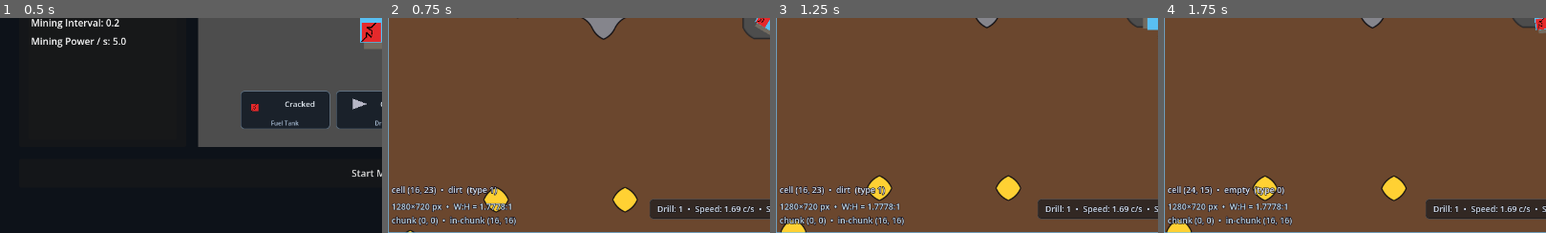
Above: before the commit, frames 1-4 (left to right).
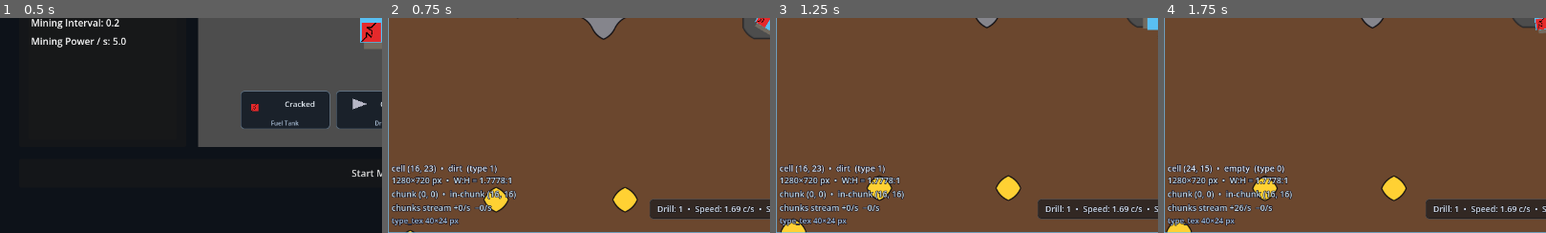
Above: after the commit, the same moments.

Repository: caboyd/blast_game
Game: Godot game, scene res://scenes/bootstrap/Bootstrap.tscn
Same seed, same stepped clock (60 frames per second), same inputs: the game is played once before the commit and once after it.
Inputs (mouse positions are % of the whole screen's width and height, from its top left):
- Up to frame 1 (0.5 s): no input
- Up to frame 2 (0.75 s): click "Start Mission" at 0.5 s
- Up to frame 3 (1.25 s): no input
- Up to frame 4 (1.75 s): tap Enter at 1.25 s; move the mouse to (72, 45) at 1.27 s; click (72, 45) at 1.42 s
The pictures show only the part of the screen within x 0-50%, y 50-100%; the shares and areas given below are measured in that part.

Frame 1 is identical in both runs. In frame 2, 4.3% of the frame differs, in the area x 0-34%, y 68-97%; in frame 3, 4.3%; in frame 4, 4.5%.

Commit message:
Enhance PlanetBase and ViewportInfoOverlay functionality
- Updated PlanetBase scene to include unique IDs for nodes, improving scene management.
- Added TypeTextureInfo label to ViewportInfoOverlay for displaying texture size information.
- Adjusted offsets in ViewportInfoOverlay for better layout.
- Enhanced PlanetBase script to handle new type texture resizing events and update UI accordingly.
- Improved MiningWorld script to emit texture size changes, facilitating dynamic UI updates.

Diff:
--- a/scenes/planets/PlanetBase.tscn
+++ b/scenes/planets/PlanetBase.tscn
@@ -1,12 +1,12 @@
 [gd_scene format=3 uid="uid://bmrask7woat3e"]
 
-[ext_resource type="Script" path="res://scripts/planets/PlanetBase.gd" id="1"]
+[ext_resource type="Script" uid="uid://bi42nb30t3sng" path="res://scripts/planets/PlanetBase.gd" id="1"]
 [ext_resource type="PackedScene" uid="uid://wfvva5w2yqqq" path="res://scenes/world/MiningWorld.tscn" id="2"]
-[ext_resource type="PackedScene" path="res://scenes/ui/ViewportInfoOverlay.tscn" id="3"]
-[ext_resource type="PackedScene" uid="uid://b8statsstrip001" path="res://scenes/ui/BottomPlayerStatsStrip.tscn" id="4"]
-[ext_resource type="PackedScene" path="res://scenes/ui/DebugOverlay.tscn" id="5"]
+[ext_resource type="PackedScene" uid="uid://di1tyaunlsv2s" path="res://scenes/ui/ViewportInfoOverlay.tscn" id="3"]
+[ext_resource type="PackedScene" uid="uid://1xvfat41l4vs" path="res://scenes/ui/BottomPlayerStatsStrip.tscn" id="4"]
+[ext_resource type="PackedScene" uid="uid://73t7gbc5ro3t" path="res://scenes/ui/DebugOverlay.tscn" id="5"]
 
-[node name="PlanetBase" type="Control"]
+[node name="PlanetBase" type="Control" unique_id=94716448]
 layout_mode = 3
 anchors_preset = 15
 anchor_right = 1.0
@@ -15,7 +15,7 @@
 grow_vertical = 2
 script = ExtResource("1")
 
-[node name="GameplayBlock" type="Control" parent="."]
+[node name="GameplayBlock" type="Control" parent="." unique_id=685380816]
 layout_mode = 1
 anchors_preset = 15
 anchor_right = 1.0
@@ -23,7 +23,7 @@
 grow_horizontal = 2
 grow_vertical = 2
 
-[node name="AspectRatioContainer" type="AspectRatioContainer" parent="GameplayBlock"]
+[node name="AspectRatioContainer" type="AspectRatioContainer" parent="GameplayBlock" unique_id=2074451970]
 layout_mode = 1
 anchors_preset = 15
 anchor_right = 1.0
@@ -32,11 +32,11 @@
 grow_vertical = 2
 ratio = 1.77778
 
-[node name="ViewportFrame" type="Control" parent="GameplayBlock/AspectRatioContainer"]
+[node name="ViewportFrame" type="Control" parent="GameplayBlock/AspectRatioContainer" unique_id=1646485405]
 layout_mode = 2
 mouse_filter = 2
 
-[node name="SubViewportContainer" type="SubViewportContainer" parent="GameplayBlock/AspectRatioContainer/ViewportFrame"]
+[node name="SubViewportContainer" type="SubViewportContainer" parent="GameplayBlock/AspectRatioContainer/ViewportFrame" unique_id=687939022]
 layout_mode = 1
 anchors_preset = 15
 anchor_right = 1.0
@@ -45,26 +45,27 @@
 grow_vertical = 2
 stretch = true
 
-[node name="GameSubViewport" type="SubViewport" parent="GameplayBlock/AspectRatioContainer/ViewportFrame/SubViewportContainer"]
+[node name="GameSubViewport" type="SubViewport" parent="GameplayBlock/AspectRatioContainer/ViewportFrame/SubViewportContainer" unique_id=1710548258]
 unique_name_in_owner = true
 handle_input_locally = false
+msaa_2d = 3
 audio_listener_enable_2d = true
-msaa_2d = 3
-size = Vector2i(1280, 720)
+size = Vector2i(1280, 719)
 render_target_update_mode = 4
 
-[node name="GameCamera2D" type="Camera2D" parent="GameplayBlock/AspectRatioContainer/ViewportFrame/SubViewportContainer/GameSubViewport"]
+[node name="GameCamera2D" type="Camera2D" parent="GameplayBlock/AspectRatioContainer/ViewportFrame/SubViewportContainer/GameSubViewport" unique_id=297261488]
 unique_name_in_owner = true
 
-[node name="World2D" type="Node2D" parent="GameplayBlock/AspectRatioContainer/ViewportFrame/SubViewportContainer/GameSubViewport"]
+[node name="World2D" type="Node2D" parent="GameplayBlock/AspectRatioContainer/ViewportFrame/SubViewportContainer/GameSubViewport" unique_id=1455885190]
 
-[node name="MiningWorld" parent="GameplayBlock/AspectRatioContainer/ViewportFrame/SubViewportContainer/GameSubViewport/World2D" instance=ExtResource("2")]
+[node name="MiningWorld" parent="GameplayBlock/AspectRatioContainer/ViewportFrame/SubViewportContainer/GameSubViewport/World2D" unique_id=981863744 instance=ExtResource("2")]
+unique_name_in_owner = true
+chunk_unload_radius_chunks = 12
+
+[node name="ShipSpawn" type="Node2D" parent="GameplayBlock/AspectRatioContainer/ViewportFrame/SubViewportContainer/GameSubViewport/World2D" unique_id=1755799973]
 unique_name_in_owner = true
 
-[node name="ShipSpawn" type="Node2D" parent="GameplayBlock/AspectRatioContainer/ViewportFrame/SubViewportContainer/GameSubViewport/World2D"]
-unique_name_in_owner = true
-
-[node name="Border" type="ReferenceRect" parent="GameplayBlock/AspectRatioContainer/ViewportFrame"]
+[node name="Border" type="ReferenceRect" parent="GameplayBlock/AspectRatioContainer/ViewportFrame" unique_id=1693862383]
 layout_mode = 1
 anchors_preset = 15
 anchor_right = 1.0
@@ -76,11 +77,11 @@
 border_width = 2.0
 editor_only = false
 
-[node name="ViewportInfoOverlay" parent="GameplayBlock/AspectRatioContainer/ViewportFrame" instance=ExtResource("3")]
+[node name="ViewportInfoOverlay" parent="GameplayBlock/AspectRatioContainer/ViewportFrame" unique_id=513536636 instance=ExtResource("3")]
 layout_mode = 1
 
-[node name="UI" type="CanvasLayer" parent="."]
+[node name="UI" type="CanvasLayer" parent="." unique_id=1330983849]
 
-[node name="BottomPlayerStats" parent="UI" instance=ExtResource("4")]
+[node name="BottomPlayerStats" parent="UI" unique_id=1167018599 instance=ExtResource("4")]
 
-[node name="DebugOverlay" parent="UI" instance=ExtResource("5")]
+[node name="DebugOverlay" parent="UI" unique_id=2127087145 instance=ExtResource("5")]
--- a/scenes/ui/ViewportInfoOverlay.tscn
+++ b/scenes/ui/ViewportInfoOverlay.tscn
@@ -16,9 +16,9 @@
 anchor_top = 1.0
 anchor_bottom = 1.0
 offset_left = 6.0
-offset_top = -54.0
+offset_top = -90.0
 offset_right = 400.0
-offset_bottom = -8.0
+offset_bottom = -32.0
 grow_horizontal = 0
 grow_vertical = 0
 theme_override_colors/font_color = Color(0.85, 0.95, 1, 0.9)
@@ -27,6 +27,24 @@
 theme_override_font_sizes/font_size = 14
 text = "—"
 
+[node name="TypeTextureInfo" type="Label" parent="."]
+unique_name_in_owner = true
+layout_mode = 1
+anchors_preset = 2
+anchor_top = 1.0
+anchor_bottom = 1.0
+offset_left = 6.0
+offset_top = -30.0
+offset_right = 400.0
+offset_bottom = -8.0
+grow_horizontal = 0
+grow_vertical = 0
+theme_override_colors/font_color = Color(0.75, 0.88, 1, 0.85)
+theme_override_colors/font_outline_color = Color(0.05, 0.05, 0.12, 0.9)
+theme_override_constants/outline_size = 4
+theme_override_font_sizes/font_size = 13
+text = "type_tex —"
+
 [node name="CellHoverOverlay" type="Label" parent="."]
 unique_name_in_owner = true
 layout_mode = 1
@@ -34,9 +52,9 @@
 anchor_top = 1.0
 anchor_bottom = 1.0
 offset_left = 6.0
-offset_top = -82.0
+offset_top = -118.0
 offset_right = 486.0
-offset_bottom = -58.0
+offset_bottom = -94.0
 grow_horizontal = 0
 grow_vertical = 0
 horizontal_alignment = 0
--- a/scripts/planets/PlanetBase.gd
+++ b/scripts/planets/PlanetBase.gd
@@ -47,6 +47,7 @@
 ## instanced `ViewportInfoOverlay` scene, whose owner is the overlay root, not
 ## the planet root, so unique-name resolution wouldn't reach them otherwise.
 var _viewport_info: Label
+var _type_texture_info: Label
 var _cell_hover_overlay: Label
 
 var _ship: Node2D
@@ -61,6 +62,7 @@
 
 func _ready() -> void:
 	_viewport_info = find_child("ViewportInfo", true, false) as Label
+	_type_texture_info = find_child("TypeTextureInfo", true, false) as Label
 	_cell_hover_overlay = find_child("CellHoverOverlay", true, false) as Label
 	AudioManager.set_drilling(false, Vector2.ZERO, false)
 	MiningMissionUI.attach_fuel_bar_for_mining_host(self)
@@ -71,6 +73,9 @@
 		_mining_world.set_cell_material_colors(_cell_material_colors_packed())
 		if not _mining_world.block_broken.is_connected(_on_mining_block_broken_audio):
 			_mining_world.block_broken.connect(_on_mining_block_broken_audio)
+		if not _mining_world.type_texture_resized.is_connected(_on_mining_world_type_texture_resized):
+			_mining_world.type_texture_resized.connect(_on_mining_world_type_texture_resized)
+		_on_mining_world_type_texture_resized(_mining_world.get_type_texture_pixel_size())
 		AudioManager.bind_world_audio_mount(_mining_world)
 		_post_world_configure()
 	_spawn_mission_ship()
@@ -102,6 +107,8 @@
 
 
 func _exit_tree() -> void:
+	if _mining_world != null and _mining_world.type_texture_resized.is_connected(_on_mining_world_type_texture_resized):
+		_mining_world.type_texture_resized.disconnect(_on_mining_world_type_texture_resized)
 	AudioManager.bind_world_audio_mount(null)
 
 
@@ -425,16 +432,30 @@
 	var h: int = _vp_h
 	var r: float = float(w) / float(h) if h != 0 else 0.0
 	var line1: String = "%d×%d px  •  W:H = %.4f:1" % [w, h, r]
+	var body: String = line1
 	if _mining_world != null and _ship != null:
 		var chunk: Vector2i = _mining_world.get_chunk_for_world_pos(_ship.global_position)
 		var cell: Vector2i = _mining_world.world_pos_to_cell(_ship.global_position)
 		var lx: int = cell.x - chunk.x * MiningWorld.CHUNK_SIZE
 		var ly: int = cell.y - chunk.y * MiningWorld.CHUNK_SIZE
-		_viewport_info.text = "%s\nchunk (%d, %d)  •  in-chunk (%d, %d)" % [
+		body = "%s\nchunk (%d, %d)  •  in-chunk (%d, %d)" % [
 			line1, chunk.x, chunk.y, lx, ly,
 		]
+	if _mining_world != null:
+		body += "\nchunks stream +%d/s  −%d/s" % [
+			_mining_world.get_chunk_stream_in_per_sec(),
+			_mining_world.get_chunk_stream_out_per_sec(),
+		]
+	_viewport_info.text = body
+
+
+func _on_mining_world_type_texture_resized(pixel_size: Vector2i) -> void:
+	if _type_texture_info == null:
+		return
+	if pixel_size.x > 0 and pixel_size.y > 0:
+		_type_texture_info.text = "type_tex %d×%d px" % [pixel_size.x, pixel_size.y]
 	else:
-		_viewport_info.text = line1
+		_type_texture_info.text = "type_tex —"
 
 
 func _mouse_world_on_game_viewport() -> Vector2:
--- a/scripts/world/MiningWorld.gd
+++ b/scripts/world/MiningWorld.gd
@@ -2,6 +2,7 @@
 extends Node2D
 
 signal block_broken(world_pos: Vector2, type_id: int)
+signal type_texture_resized(pixel_size: Vector2i)
 
 const CHUNK_SIZE := 32
 const CELL_SIZE_PX := 8.0
@@ -82,6 +83,9 @@
 @export_range(0, 12) var chunk_preload_radius_chunks: int = 2
 @export_range(0, 24) var chunk_unload_radius_chunks: int = 5
 
+## Effective unload Chebyshev radius is max(`chunk_unload_radius_chunks`, preload + this).
+const _CHUNK_STREAM_UNLOAD_MARGIN_CHUNKS: int = 1
+
 
 const _VEIN_NEIGHBOR_DIRS: Array[Vector2i] = [
 	Vector2i(-1, -1), Vector2i(0, -1), Vector2i(1, -1),
@@ -95,6 +99,12 @@
 ]
 
 var _chunks: Dictionary = {} # Vector2i -> { cells, hp PackedByteArray }
+
+var _chunk_stream_in_accum: int = 0
+var _chunk_stream_out_accum: int = 0
+var _chunk_stream_window_s: float = 0.0
+var _chunk_stream_in_per_sec: int = 0
+var _chunk_stream_out_per_sec: int = 0
 
 var _view_origin_cell: Vector2i = Vector2i.ZERO
 var _view_size_cells: Vector2i = Vector2i.ZERO
@@ -188,6 +198,11 @@
 		_debris_field.refresh_debris_backend_for_stage()
 		_debris_field.clear_all()
 	_chunks.clear()
+	_chunk_stream_in_accum = 0
+	_chunk_stream_out_accum = 0
+	_chunk_stream_window_s = 0.0
+	_chunk_stream_in_per_sec = 0
+	_chunk_stream_out_per_sec = 0
 	_run_cell_edits.clear()
 	_terrain_dirty = true
 
@@ -216,6 +231,7 @@
 		_debris_field.on_chunk_unloaded(chunk)
 	if not _chunks.has(chunk):
 		return
+	_chunk_stream_out_accum += 1
 	_chunks.erase(chunk)
 
 
@@ -236,9 +252,35 @@
 		unload_chunk_for_streaming(ch)
 
 
+func _chunk_unload_radius_effective() -> int:
+	return maxi(
+		chunk_unload_radius_chunks,
+		chunk_preload_radius_chunks + _CHUNK_STREAM_UNLOAD_MARGIN_CHUNKS
+	)
+
+
 func _maintain_chunk_streaming(cam_chunk: Vector2i) -> void:
 	_preload_chunks_near(cam_chunk, chunk_preload_radius_chunks)
-	_unload_chunks_farther_than(cam_chunk, chunk_unload_radius_chunks)
+	_unload_chunks_farther_than(cam_chunk, _chunk_unload_radius_effective())
+
+
+func _process(delta: float) -> void:
+	_chunk_stream_window_s += delta
+	if _chunk_stream_window_s >= 1.0:
+		var inv_s: float = 1.0 / _chunk_stream_window_s
+		_chunk_stream_in_per_sec = int(round(_chunk_stream_in_accum * inv_s))
+		_chunk_stream_out_per_sec = int(round(_chunk_stream_out_accum * inv_s))
+		_chunk_stream_in_accum = 0
+		_chunk_stream_out_accum = 0
+		_chunk_stream_window_s = 0.0
+
+
+func get_chunk_stream_in_per_sec() -> int:
+	return _chunk_stream_in_per_sec
+
+
+func get_chunk_stream_out_per_sec() -> int:
+	return _chunk_stream_out_per_sec
 
 
 func _commit_run_edit_for_chunk_index(chunk: Vector2i, local_idx: int) -> void:
@@ -292,6 +334,7 @@
 func _ensure_chunk(chunk: Vector2i) -> void:
 	if _chunks.has(chunk):
 		return
+	_chunk_stream_in_accum += 1
 	var rng := RandomNumberGenerator.new()
 	rng.seed = _chunk_rng_seed(chunk)
 
@@ -1136,6 +1179,12 @@
 		_debris_field.update_camera_rect(rect)
 
 
+func get_type_texture_pixel_size() -> Vector2i:
+	if _type_image == null:
+		return Vector2i.ZERO
+	return Vector2i(_type_image.get_width(), _type_image.get_height())
+
+
 func _resize_view_textures(w: int, h: int) -> void:
 	if w < 1 or h < 1:
 		return
@@ -1151,6 +1200,7 @@
 		_world_visual.centered = false
 
 	_sync_shader_texture_params()
+	type_texture_resized.emit(Vector2i(w, h))
 
 
 func _update_visual_positions() -> void:
